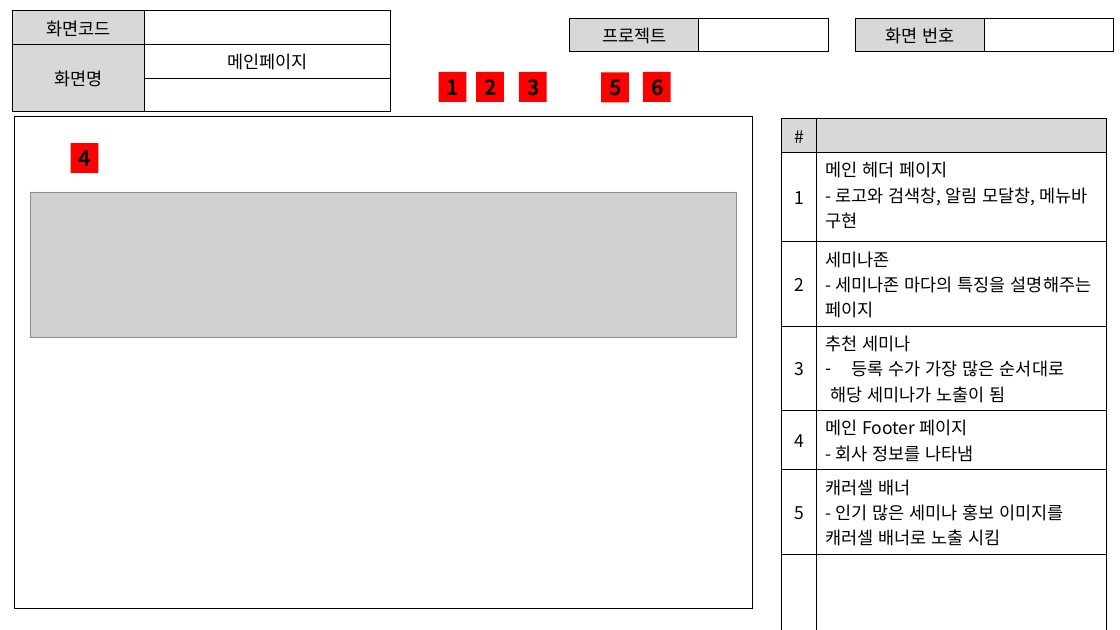
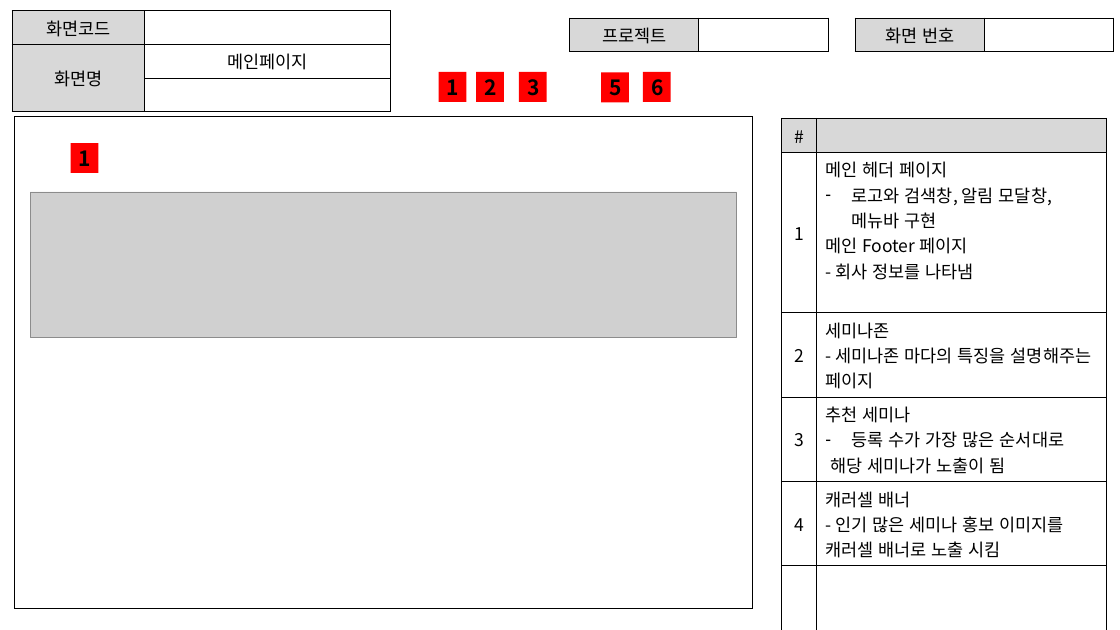
Before and after one commit to ezenteam2/e-Zone, a slide deck: slide 4 of 0 발표용 파워포인트/project05 - 파워포인트 종합 - 기범.pptx. Drawn at 1120x630 pixels with LibreOffice and Linux fonts; fonts in the diff are those of the drawing; grey boxes stand for pictures. Boxes give left, top, right and bottom in pixels: in the first picture for what was removed or moved away, otherwise in the second. Text is boxed around its words. In the diff, an @@ line names an element or a change of style, - is before the commit and + after.

```diff
--- a/0 발표용 파워포인트/project05 - 파워포인트 종합 - 기범.pptx
+++ b/0 발표용 파워포인트/project05 - 파워포인트 종합 - 기범.pptx
@@ table at (782, 118, 1107, 582) @@
-row 2, column 2: 메인 헤더 페이지 / - 로고와 검색창, 알림 모달창, 메뉴바 구현
+row 2, column 2: 메인 헤더 페이지 / 로고와 검색창, 알림 모달창, 메뉴바 구현 / 메인 Footer 페이지 / - 회사 정보를 나타냄
-row 5: 4 | 메인 Footer 페이지 / - 회사 정보를 나타냄
-row 6: 5 | 캐러셀 배너 / - 인기 많은 세미나 홍보 이미지를 캐러셀 배너로 노출 시킴
+row 5: 4 | 캐러셀 배너 / - 인기 많은 세미나 홍보 이미지를 캐러셀 배너로 노출 시킴
@@ text in rectangle at (79, 150, 91, 166): text changed @@
-4
+1
```
Also in this commit, not shown: 1 other slide changed.
